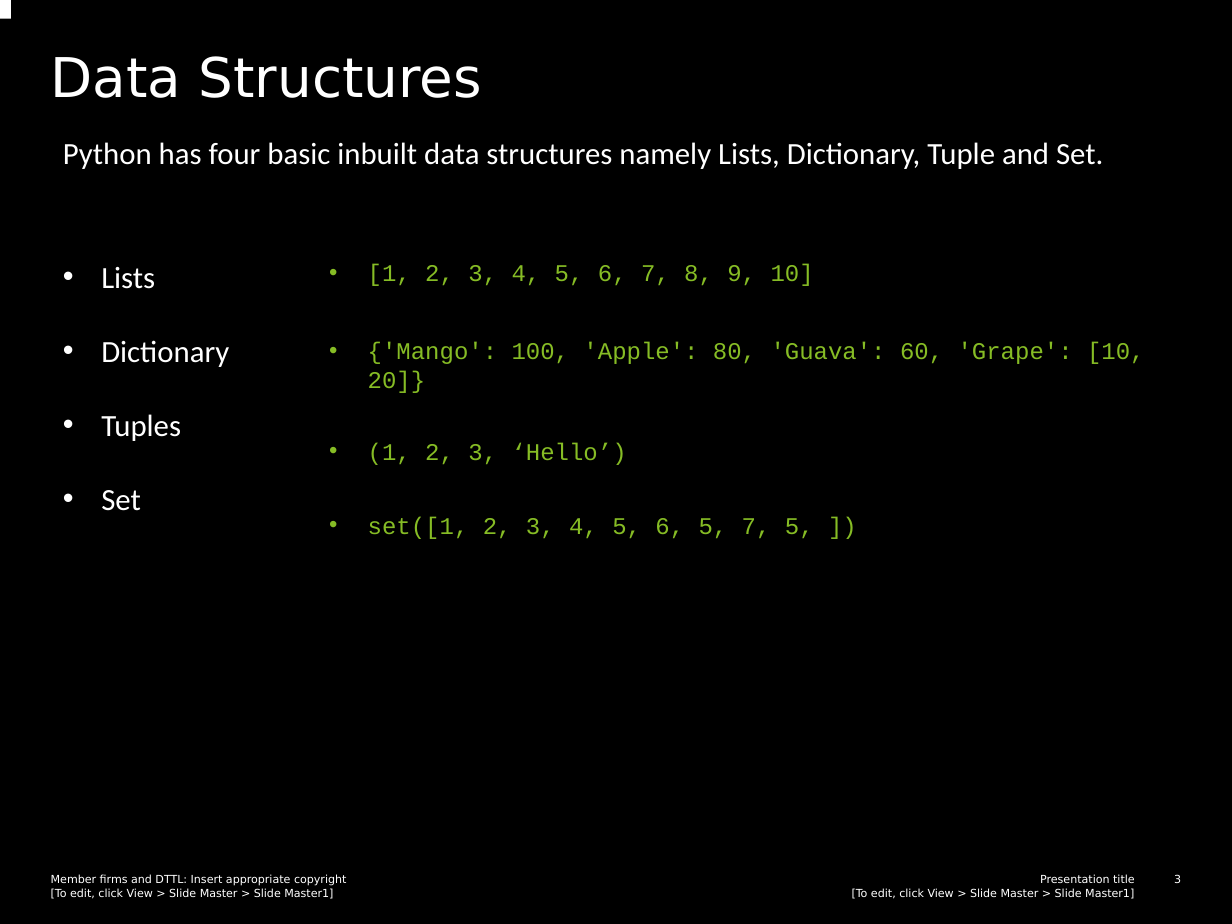
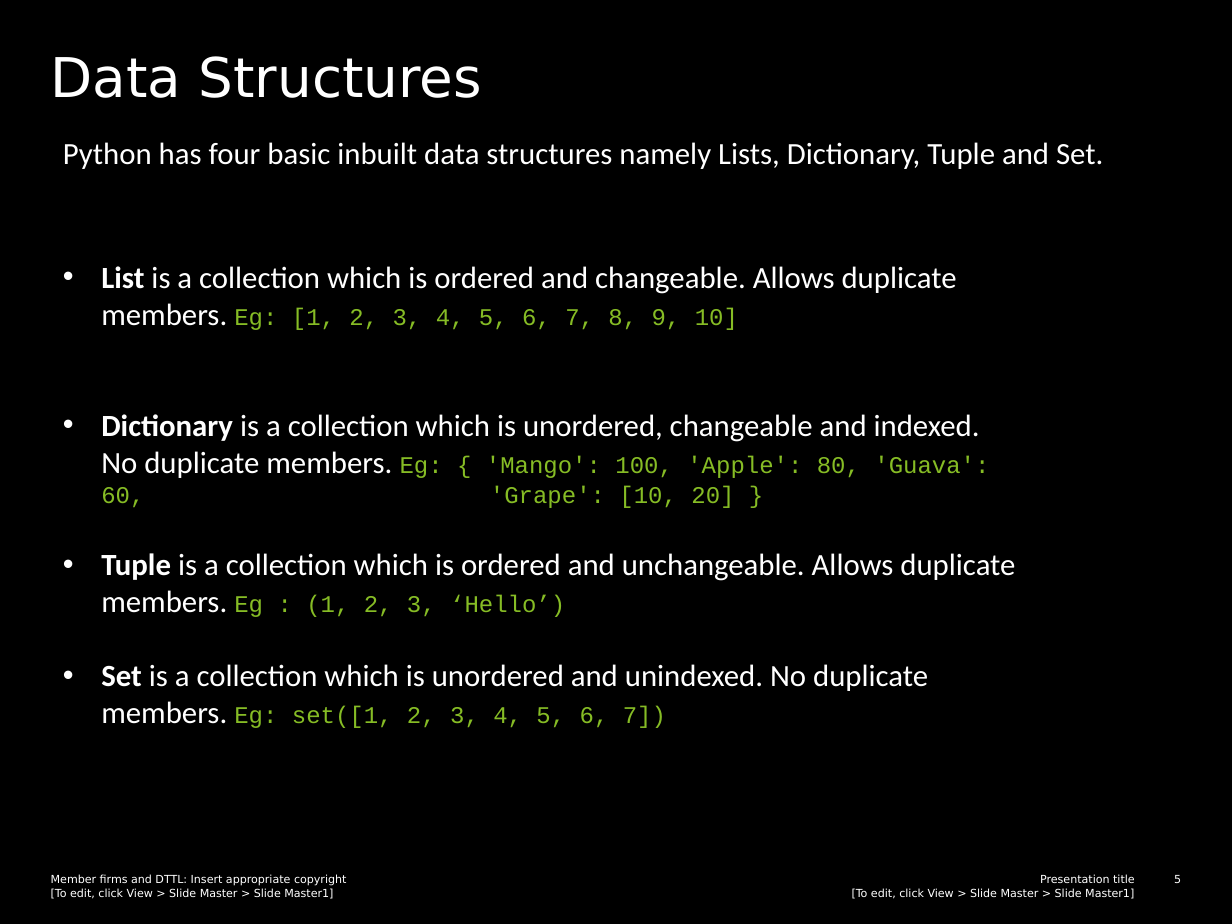
Before and after one commit to tanejapranav1/Python-Training-Material-phantom, a slide deck: slide 5 of TrainingDeck.pptx (slide 3 before the commit). Drawn at 1232x924 pixels with LibreOffice and Linux fonts; fonts in the diff are those of the drawing. Boxes give left, top, right and bottom in pixels: in the first picture for what was removed or moved away, otherwise in the second. Text is boxed around its words. In the diff, an @@ line names an element or a change of style, - is before the commit and + after.

Commit message:
Updated deck and Datastructures.ipynb

```diff
--- a/TrainingDeck.pptx
+++ b/TrainingDeck.pptx
@@ rectangle removed at [0, 0, 11, 18] @@
@@ text at [101, 266, 1015, 728]: text changed; size 14 to 18 pt; font Courier New to Calibri; text colour #86BC25 to #FFFFFF @@
-• [1, 2, 3, 4, 5, 6, 7, 8, 9, 10]
-• {'Mango': 100, 'Apple': 80, 'Guava': 60, 'Grape': [10, 20]}
-• (1, 2, 3, ‘Hello’)
-• set([1, 2, 3, 4, 5, 6, 5, 7, 5, ])
+• List is a collection which is ordered and changeable. Allows duplicate members. Eg: [1, 2, 3, 4, 5, 6, 7, 8, 9, 10]
+• Dictionary is a collection which is unordered, changeable and indexed. No duplicate members. Eg: { 'Mango': 100, 'Apple': 80, 'Guava': 60, 'Grape': [10, 20] }
+• Tuple is a collection which is ordered and unchangeable. Allows duplicate members. Eg : (1, 2, 3, ‘Hello’)
+• Set is a collection which is unordered and unindexed. No duplicate members. Eg: set([1, 2, 3, 4, 5, 6, 7])
@@ text removed at [101, 267, 229, 511] @@
-• Lists
-• Dictionary
-• Tuples
-• Set
@@ page number at [1174, 875, 1181, 883]: text changed @@
-3
+5
```
Also in this commit, not shown: 1 other slide changed, 3 slides added, 3 other files.
